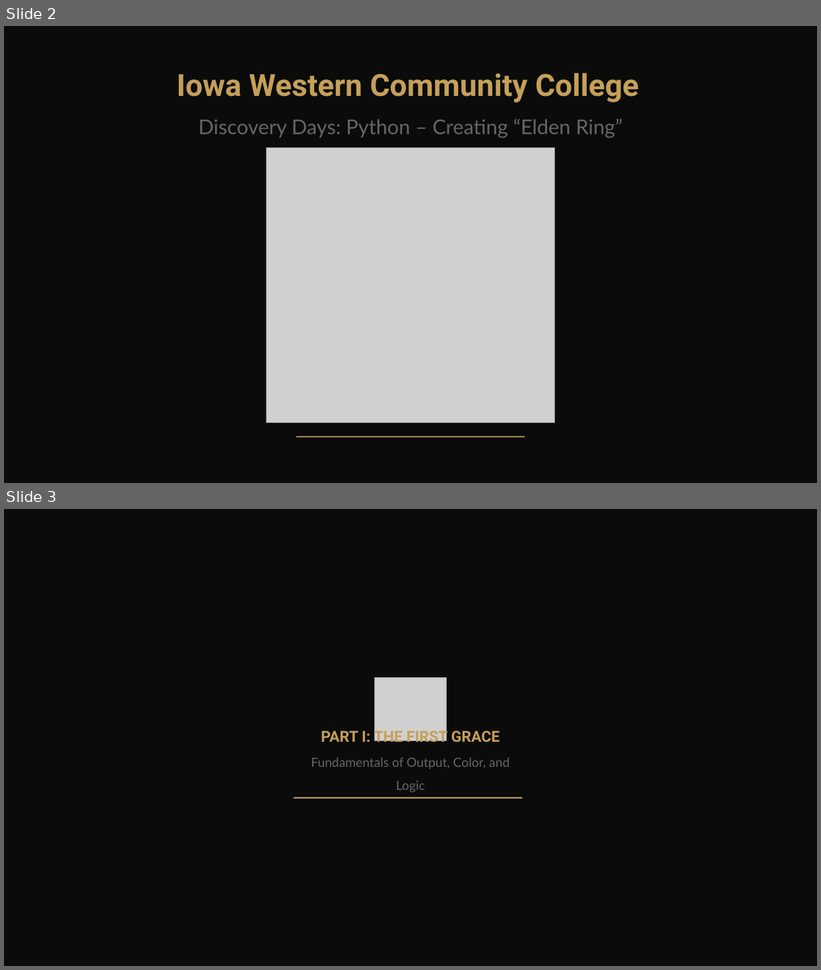
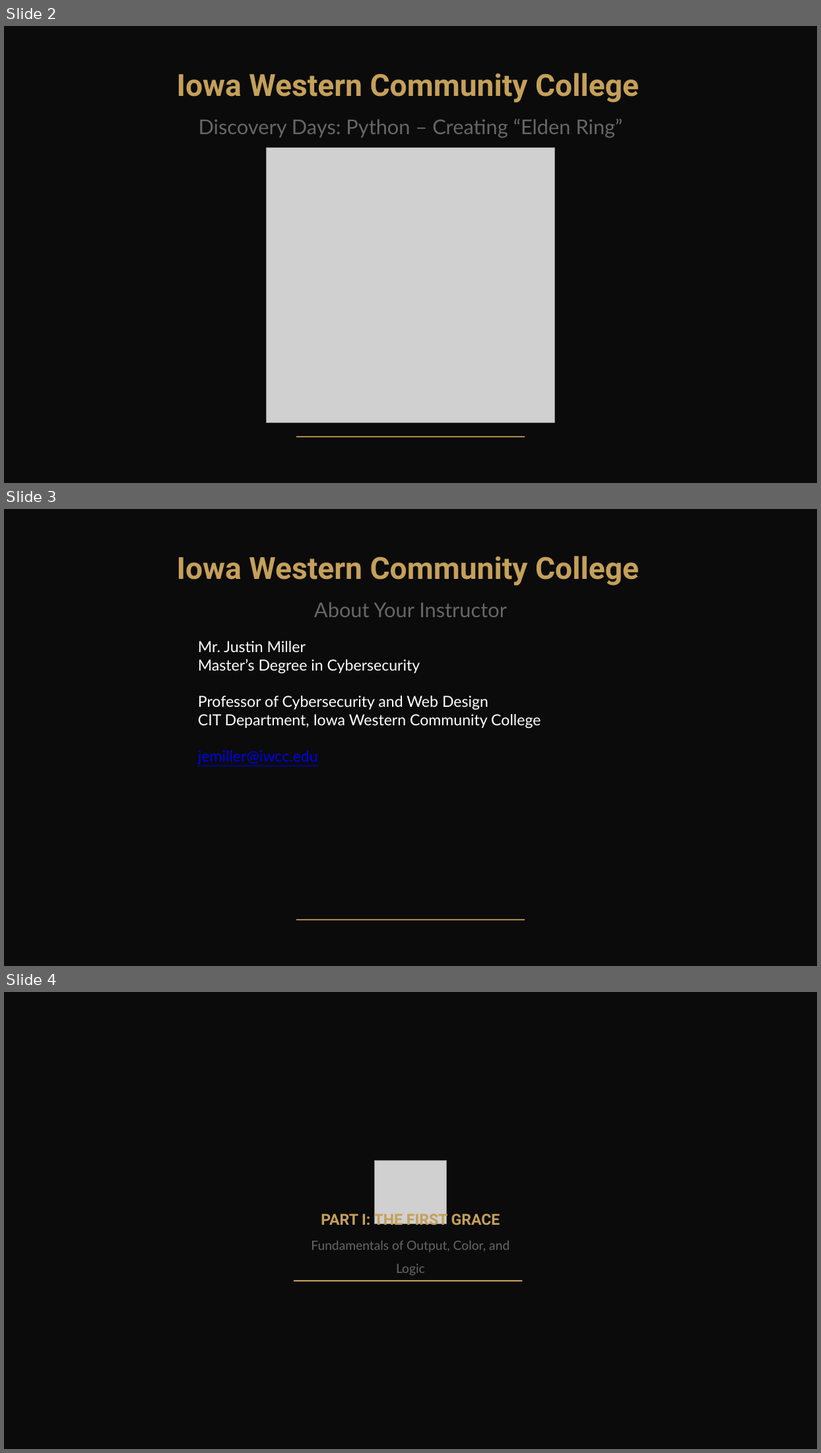
Before and after one commit to jemiller-iwcc/python-elden-ring, a slide deck: Python_ Power of the Script.pptx. Shown one above the other, each under a label of ours: slides 2 and 3 before the commit, slides 2, 3 and 4 after it. The pictures are 821x970 and 821x1453 pixels, drawn with LibreOffice and Linux fonts; fonts in the diff are those of the drawing; grey boxes stand for pictures; background and template pictures are left out. Boxes give left, top, right and bottom in pixels: in the first picture for what was removed or moved away, otherwise in the second. Text is boxed around its words. In the diff, an @@ line names an element or a change of style, - is before the commit and + after.

```diff
--- a/Python_ Power of the Script.pptx
+++ b/Python_ Power of the Script.pptx
@@ slide 3 added at (4,509,817,966), background #0B0B0B @@
@@ text added at (177,556,639,586), 36 pt, text #C5A059, bold @@
+Iowa Western Community College
@@ text added at (314,602,507,617), 24 pt, text #666666 @@
+About Your Instructor
@@ text added at (198,641,541,764), 18 pt, text #FFFFFF @@
+Mr. Justin Miller
+Master’s Degree in Cybersecurity
+Professor of Cybersecurity and Web Design
+CIT Department, Iowa Western Community College
+jemiller@iwcc.edu
@@ rectangle added at (296,920,525,921), fill #C5A059 @@
@@ what was slide 3 is now slide 4 @@
```
